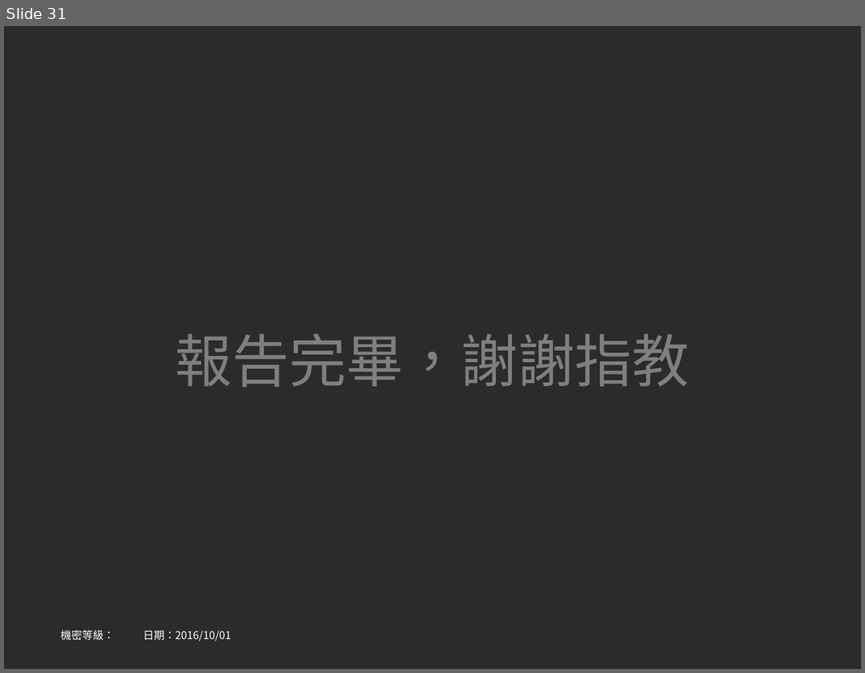
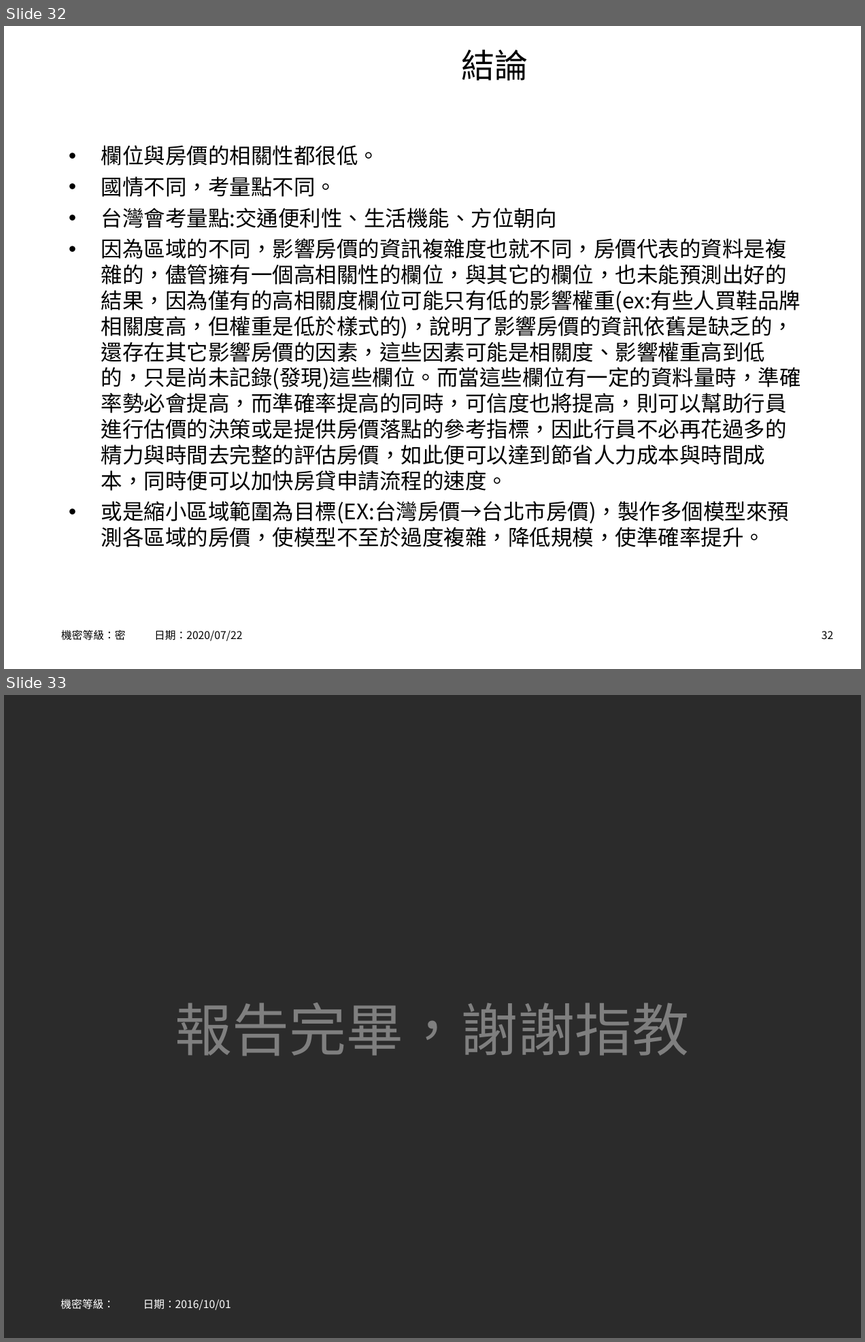
Before and after one commit to hrne/FINAL_REPORT, a slide deck: AI_Report/AI應用-不動產價格預測.ppt. Shown one above the other, each under a label of ours: slide 31 before the commit, slides 32 and 33 after it. The pictures are 865x673 and 865x1342 pixels, drawn with LibreOffice and Linux fonts; fonts in the diff are those of the drawing; background and template pictures are left out; a plain dark background stands for a picture behind light text. Boxes give left, top, right and bottom in pixels: in the first picture for what was removed or moved away, otherwise in the second. Text is boxed around its words. In the diff, an @@ line names an element or a change of style, - is before the commit and + after.

```diff
--- a/AI_Report/AI應用-不動產價格預測.ppt
+++ b/AI_Report/AI應用-不動產價格預測.ppt
@@ slide 32 added at box(4, 26, 861, 669), background picture (left out) @@
@@ title added at box(461, 49, 528, 80), 28 pt, text #000000 @@
+結論
@@ text added at box(101, 145, 801, 547), 18 pt, text #000000 @@
+• 欄位與房價的相關性都很低。
+• 國情不同，考量點不同。
+• 台灣會考量點:交通便利性、生活機能、方位朝向
+• 因為區域的不同，影響房價的資訊複雜度也就不同，房價代表的資料是複雜的，儘管擁有一個高相關性的欄位，與其它的欄位，也未能預測出好的結果，因為僅有的高相關度欄位可能只有低的影響權重(ex:有些人買鞋品牌相關度高，但權重是低於樣式的)，說明了影響房價的資訊依舊是缺乏的，還存在其它影響房價的因素，這些因素可能是相關度、影響權重高到低的，只是尚未記錄(發現)這些欄位。而當這些欄位有一定的資料量時，準確率勢必會提高，而準確率提高的同時，可信度也將提高，則可以幫助行員進行估價的決策或是提供房價落點的參考指標，因此行員不必再花過多的精力與時間去完整的評估房價，如此便可以達到節省人力成本與時間成本，同時便可以加快房貸申請流程的速度。
+• 或是縮小區域範圍為目標(EX:台灣房價→台北市房價)，製作多個模型來預測各區域的房價，使模型不至於過度複雜，降低規模，使準確率提升。
@@ text added at box(61, 629, 242, 641), 9 pt, text #000000 @@
+機密等級：密 日期：2020/07/22
@@ page number added at box(821, 631, 833, 639), 9 pt, text #000000 @@
+32
@@ what was slide 31 is now slide 33 @@
```
Also in this commit, not shown: 6 slides changed, 1 other slide added, 2 other files.
